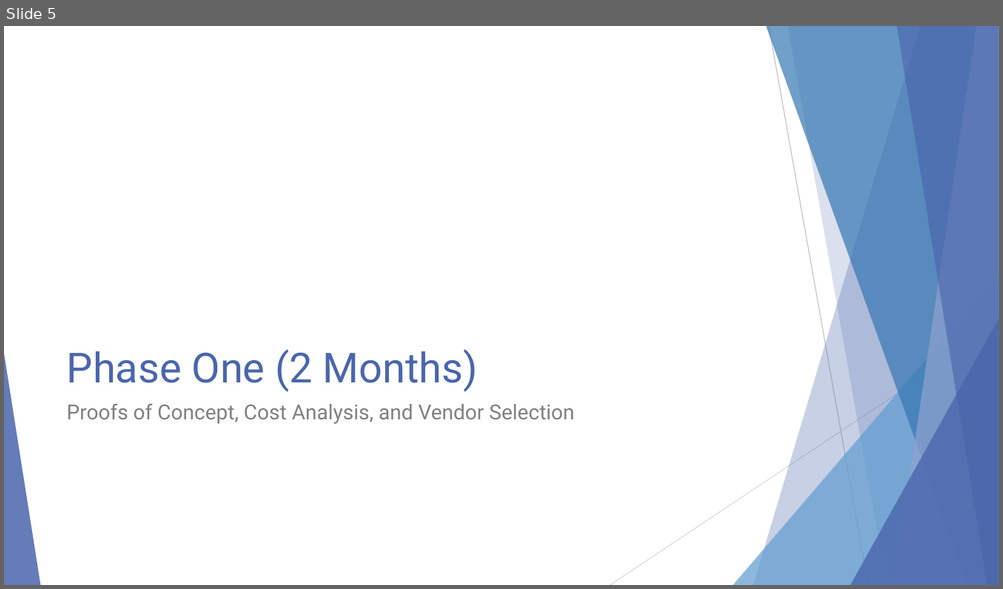
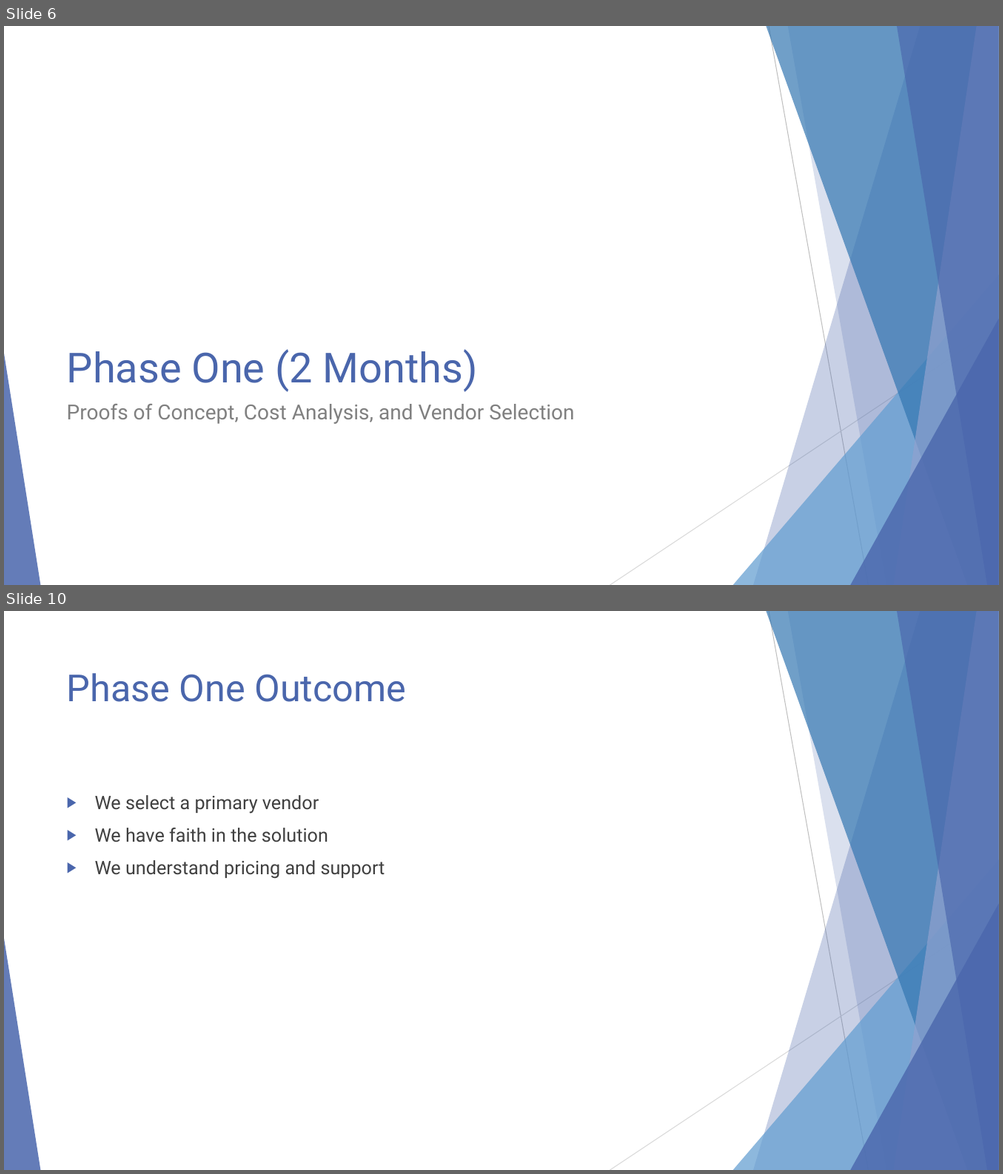
Before and after one commit to EnterpriseProductsLP/docker-straw-man, a slide deck: presentation.pptx. Shown one above the other, each under a label of ours: slide 5 before the commit, slides 6 and 10 after it; the slides between them are not shown. The pictures are 1003x589 and 1003x1174 pixels, drawn with LibreOffice and Linux fonts; fonts in the diff are those of the drawing. Boxes give left, top, right and bottom in pixels: in the first picture for what was removed or moved away, otherwise in the second. Text is boxed around its words. In the diff, an @@ line names an element or a change of style, - is before the commit and + after.

```diff
--- a/presentation.pptx
+++ b/presentation.pptx
@@ slide 10 added at (4,611,999,1170), background #FFFFFF; not listed: 10 template elements that a slide beside it also shows @@
@@ title added at (67,673,406,702), 36 pt, text #4A66AC @@
+Phase One Outcome
@@ text added at (95,795,385,879), 18 pt, text #404040 @@
+▶ We select a primary vendor
+▶ We have faith in the solution
+▶ We understand pricing and support
@@ what was slide 5 is now slide 6 @@
```
Also in this commit, not shown: 11 slides changed, 2 other slides added.
